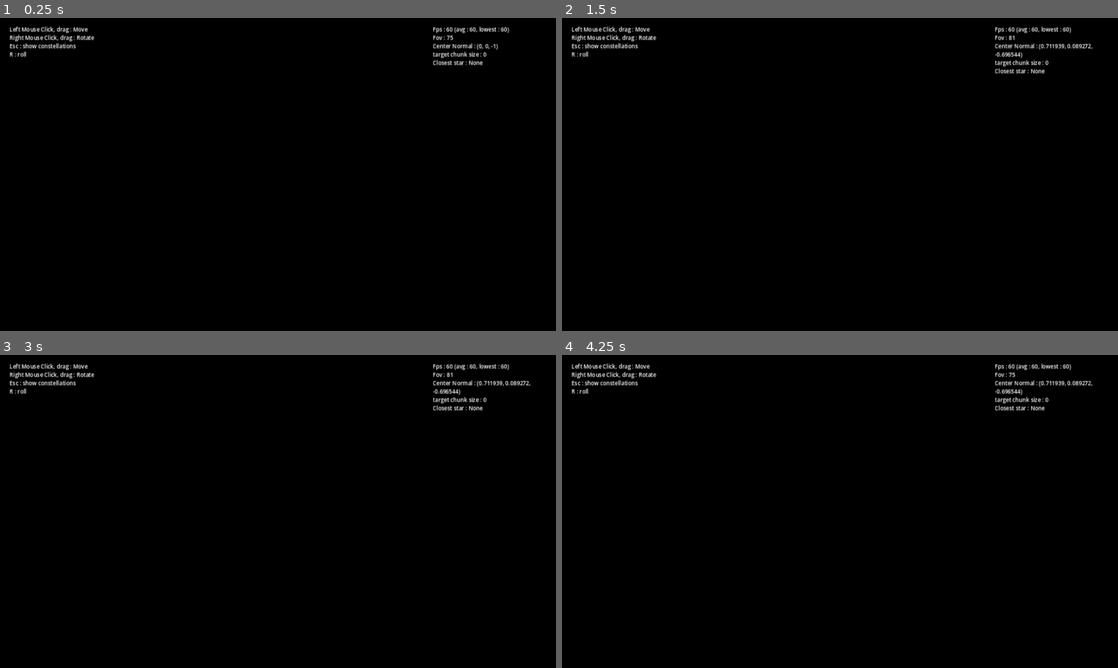
Above: before the commit, frames 1-4 (two rows, left to right).
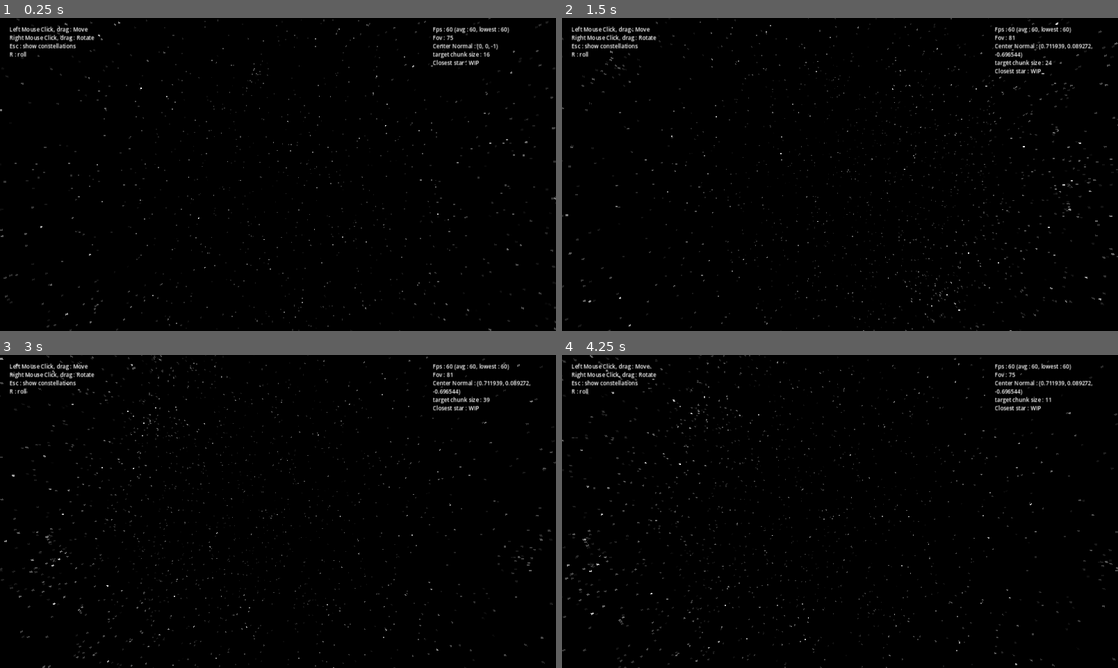
Above: after the commit, the same moments.

Repository: WanderingPenwing/StarGazer
Game: Godot game, scene res://scenes/stellarium.tscn
Two runs of this game, one before a commit and one after it. Both use one fixed random seed, a clock stepped at 60 frames per second and the inputs below.
Inputs (mouse positions are in pixels of both pictures, inside the frame that each line leads up to):
- Up to frame 1 (0.25 s): no input
- Up to frame 2 (1.5 s): tap Enter (ui_accept) at 0.5, 0.77, 1.25 s; move the mouse to (962, 158) at 0.52 s; press the mouse at (962, 158) at 0.53 s; hold Up (ui_up) 0.53-1.28 s; move the mouse to (728, 190) at 1.27 s; release the mouse at (728, 190) at 1.28 s; hold Down (ui_down) from 1.28 s (still down); tap Mouse wheel down (dezoom) at 1.35 s
- Up to frame 3 (3 s): tap Enter (ui_accept) at 1.52, 2, 2.75 s; move the mouse to (333, 442) at 2.02 s; release Down (ui_down) at 2.03 s; hold Right mouse button (r_click) 2.03-2.78 s; hold Up (ui_up) from 2.03 s (still down); move the mouse to (250, 574) at 2.77 s; tap R (roll) at 2.85 s
- Up to frame 4 (4.25 s): tap Enter (ui_accept) at 3.02, 3.5, 3.77 s; move the mouse to (1006, 558) at 3.52 s; release Up (ui_up) at 3.53 s; hold Down (ui_down) from 3.53 s (still down); tap Mouse wheel up (zoom) at 3.6 s

The runs differ from the first frame. In frame 1, 1.0% of the frame differs, in the area x 0-100%, y 0-100%; in frame 2, 1.4%; in frame 3, 1.4%; in frame 4, 1.4%.

Commit message:
yml update

Diff:
--- a/prefabs/static/star.tscn
+++ b/prefabs/static/star.tscn
@@ -13,7 +13,7 @@
 size = Vector2(-2, 2)
 orientation = 2
 
-[node name="Mesh" type="MeshInstance3D"]
+[node name="Star" type="MeshInstance3D"]
 transform = Transform3D(0.1, 0, 0, 0, 0.1, 0, 0, 0, 0.1, 0, 0, 0)
 mesh = SubResource("PlaneMesh_rpde8")
 skeleton = NodePath("")
--- a/scripts/static/stars.gd
+++ b/scripts/static/stars.gd
@@ -12,8 +12,8 @@
 
 
 func _ready() -> void:
-#	var Stars = load_stars()
-#	show_stars(Stars)
+	var Stars = load_stars()
+	show_stars(Stars)
 
 	var Consts = load_constellations()
 	format_constellations(Consts)
Not shown, changed: export_presets.cfg
